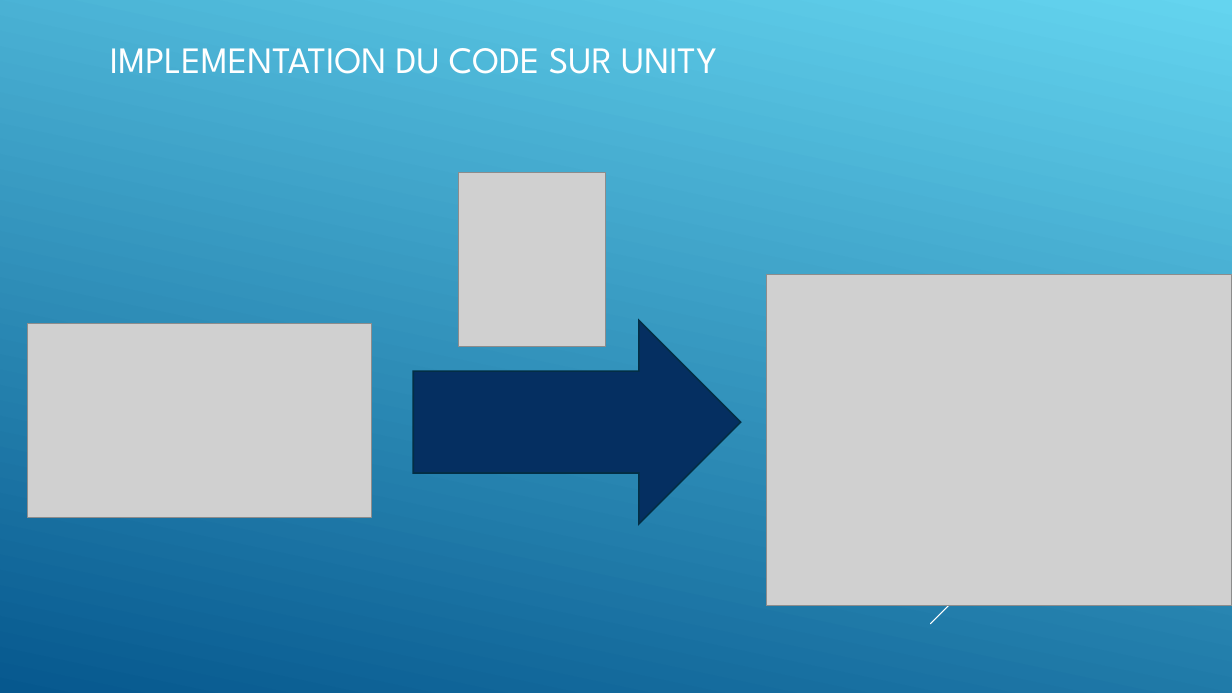
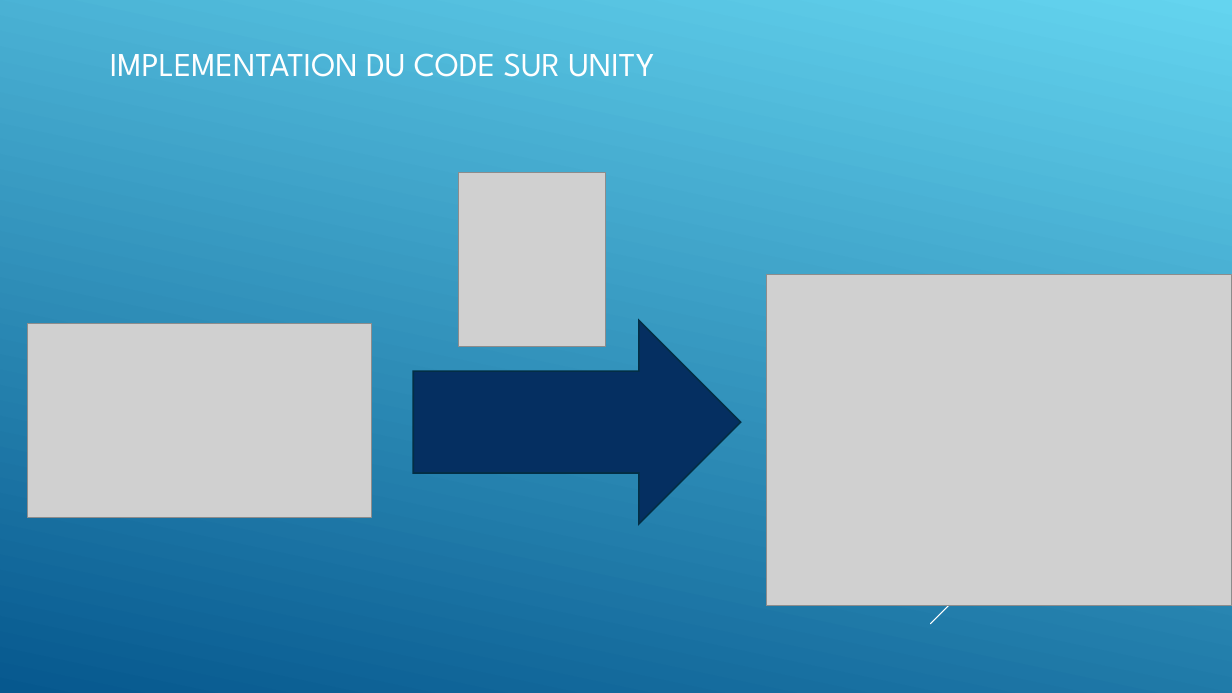
Before and after one commit to AlexandrEpita/Bizarre-Chess-Adventure, a slide deck: slide 11 of diapo soutenance.odp. Drawn at 1232x693 pixels with LibreOffice and Linux fonts; fonts in the diff are those of the drawing; grey boxes stand for pictures. Boxes give left, top, right and bottom in pixels: in the first picture for what was removed or moved away, otherwise in the second. Text is boxed around its words. In the diff, an @@ line names an element or a change of style, - is before the commit and + after.

```diff
--- a/diapo soutenance.odp
+++ b/diapo soutenance.odp
@@ title "IMPLEMENTATION DU CODE SUR UNITY" at (110, 53, 654, 77): size 29 to 26 pt; line spacing 0.9 to 1 @@
```
Also in this commit, not shown: 4 other slides changed.
